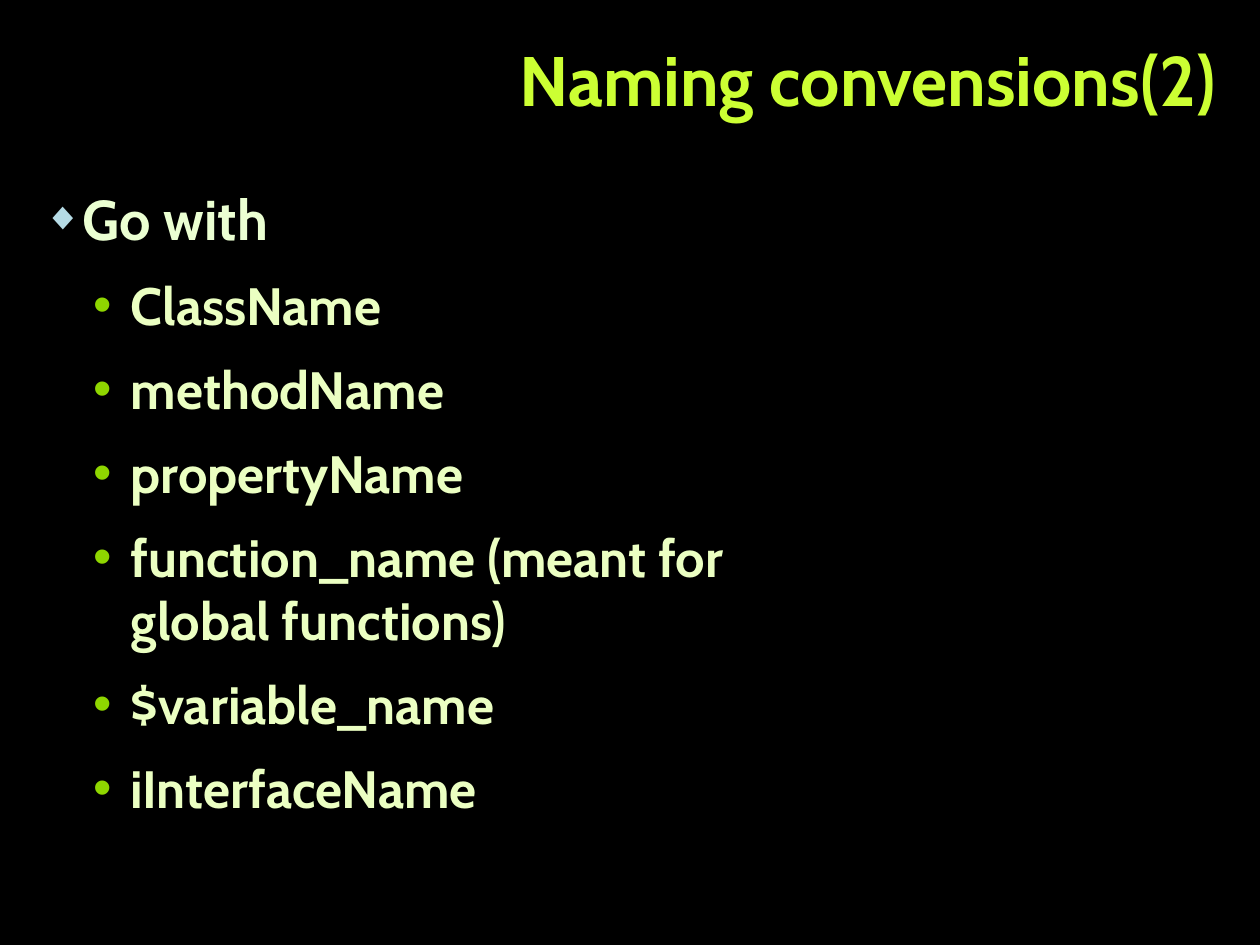
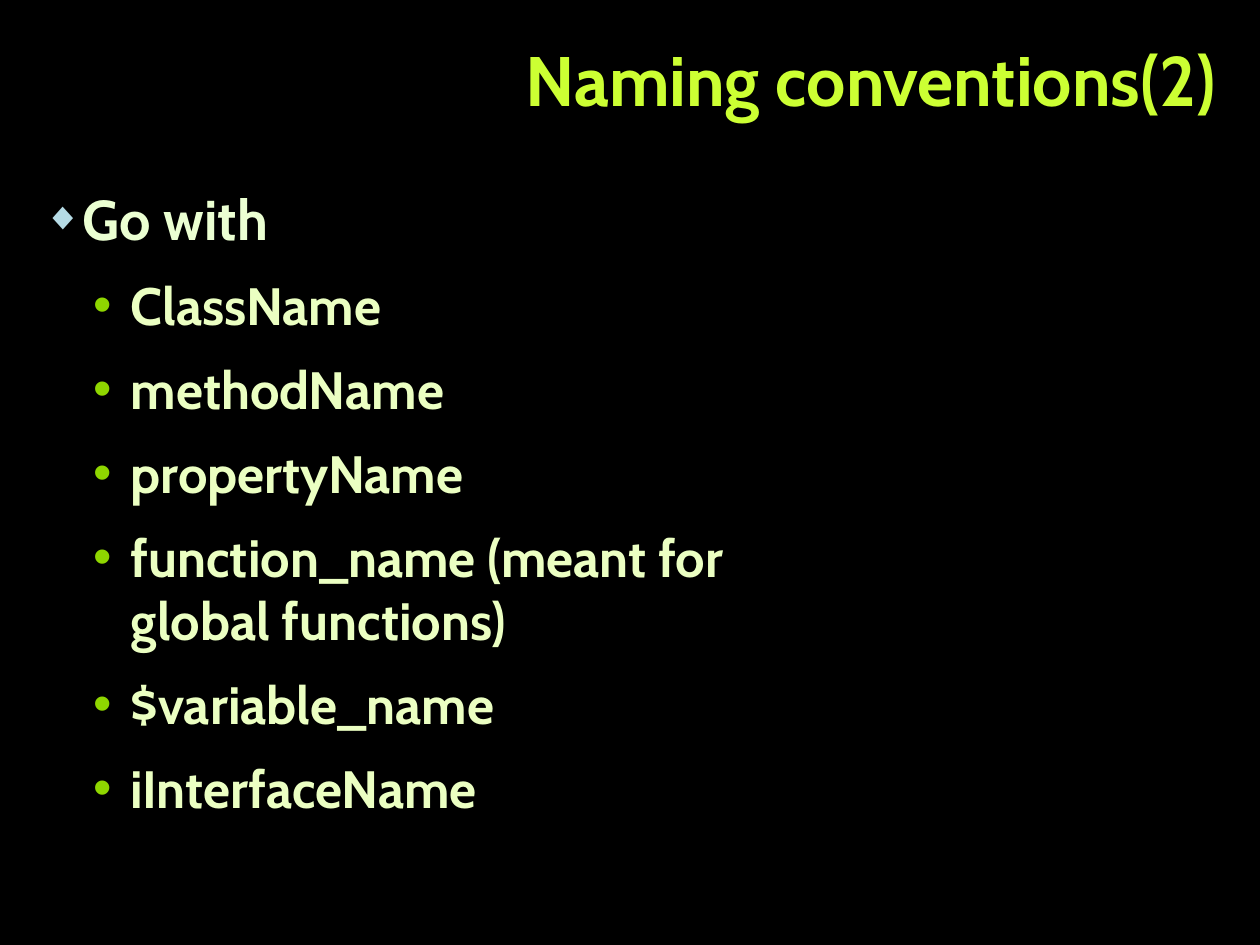
Before and after one commit to tanzhur/PHP_MVC-seminar, a slide deck: slide 43 of PHP_MVC.pptx (slide 35 before the commit). Drawn at 1260x945 pixels with LibreOffice and Linux fonts; fonts in the diff are those of the drawing; background and template pictures are left out. Boxes give left, top, right and bottom in pixels: in the first picture for what was removed or moved away, otherwise in the second. Text is boxed around its words. In the diff, an @@ line names an element or a change of style, - is before the commit and + after.

```diff
--- a/PHP_MVC.pptx
+++ b/PHP_MVC.pptx
@@ title at (x1=526, y1=53, x2=1216, y2=122): text changed @@
-Naming convensions(2)
+Naming conventions(2)
```
Also in this commit, not shown: 2 other slides changed, 8 slides added.
